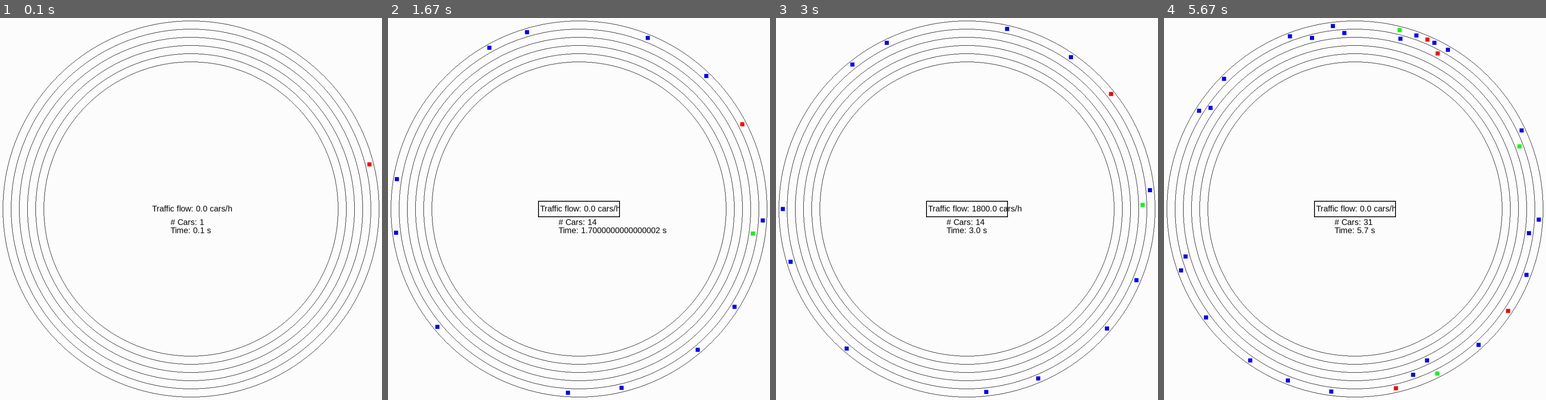
Above: before the commit, frames 1-4 (left to right).
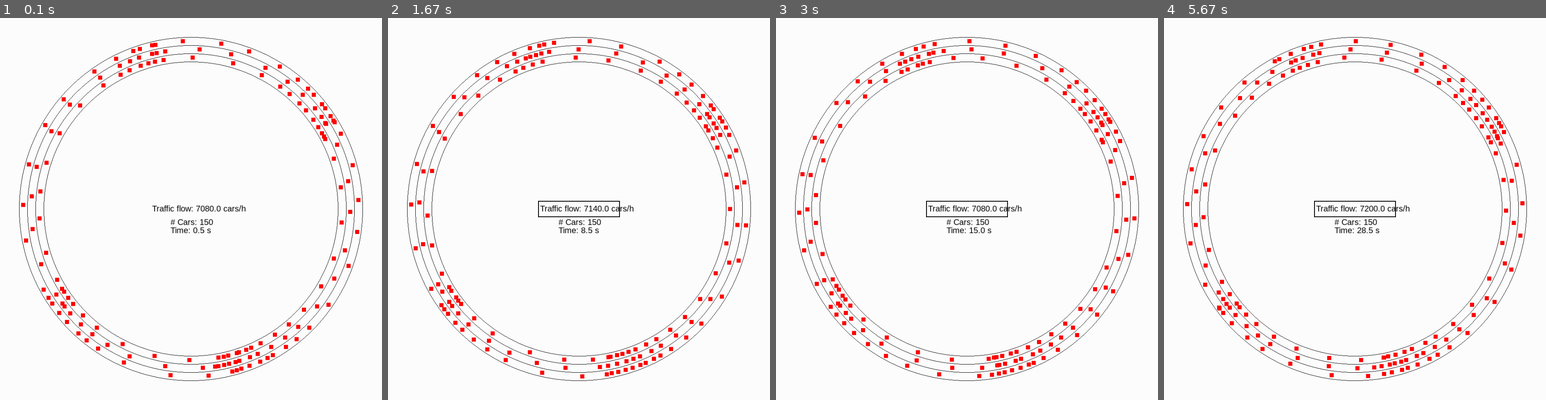
Above: after the commit, the same moments.

Repository: atonderski/TrafficMadness
Game: pygame game, started from traffic_madness/main.py
Two runs of this game, one before a commit and one after it. Both use one fixed random seed, a clock stepped at 60 frames per second and the inputs below.
Inputs:
- Up to frame 1 (0.1 s): no input
- Up to frame 2 (1.67 s): no input
- Up to frame 3 (3 s): no input
- Up to frame 4 (5.67 s): no input

The runs differ from the first frame. In frame 1, 3.4% of the frame differs, in the area x 0-100%, y 0-100%; in frame 2, 3.8%; in frame 3, 3.6%; in frame 4, 3.9%.

Commit message:
Added equilibration and observation
Devide simulation into 3 parts: Spawning, equilibration and observation. First version that works. Should maybe be written more nicely, but can be deleted quite easily

Diff:
--- a/traffic_madness/config.py
+++ b/traffic_madness/config.py
@@ -2,21 +2,23 @@
 of the simulation'''
 class Config():
     def __init__(self):
-        self.timestep = 0.1
+        self.timestep = 0.5
+        self.equilibration = 120 # Set equilibration time
+        self.observation = 180 # Set time for observation
         # track properties
-        self.aggressives = 0.1 # % of aggressive drivers
-        self.passives = 0.25 # passive drivers
-        self.lanes = 5
+        self.aggressives = 1.0 # % of aggressive drivers
+        self.passives = 0.0 # passive drivers
+        self.lanes = 3
         self.speed_limit = 20
         self.track_length = 1000
-        self.buckets = float(66)
+        self.buckets = 66.0
         self.max_num_cars = 150
-        self.buffer_length = 500
+        self.buffer_length = 10
         self.bucket_length = self.track_length / self.buckets
         # car properties
         self.acceleration = 4.3
         self.deceleration = 7.5
         self.aggressiveness = 1.2
-        self.passiveness = 0.5
-        self.safetymultiplier = 1.0
+        self.passiveness = 0.8
+        self.safetymultiplier = 1.8
         self.car_length = 5.0
--- a/traffic_madness/main.py
+++ b/traffic_madness/main.py
@@ -1,5 +1,6 @@
 import pygame
 import numpy as np
+import time
 
 from traffic_madness.config import Config
 from traffic_madness.drawer.pygame_drawer import PyGameDrawer
@@ -9,7 +10,7 @@
 
 def run_simulation():
     config = Config()
-    time = 0
+    time_counter = 0
     track = MultiLaneTrack(speed_limit=config.speed_limit,
                            track_length=config.track_length,
                            num_lanes=config.lanes,
@@ -18,15 +19,49 @@
     # number of rects and use selective blit instead of the whole screen.
     drawer = PyGameDrawer((1000, 1000), "Traffic Madness Simulation", track)
 
-    # Define an array for averaging the traffic flow (now 20 timesteps average)
-    flow_array = np.zeros(20)
-    while True:
+    # Define an array for averaging the traffic flow (now 1 min average)
+    # equilibration needs to be at least the average time
+    flow_array = np.zeros(int(60 / config.timestep))
+    run = True
+    start = time.time()
+    while run:
         track.update()
-        time += 1
+        time_counter += 1
         # Get flow and updated flow array
         flow, flow_array = traffic_flow(track.get_flow_cars(), flow_array)
-        # Give flow to the drawer to draw it
-        drawer.update(track.get_all_cars(), time, flow)
+        # # Give flow to the drawer to draw it
+        # drawer.update(track.get_all_cars(), time_counter, flow)
+
+        if len(track.get_all_cars()) == config.max_num_cars:
+            end = time.time()
+            print('Spawning done, time %f s' % (end - start))
+            equilibration = config.equilibration
+            observation = config.observation
+            time_counter = 0
+            for i in range(0, int(equilibration / config.timestep)):
+                track.update()
+                time_counter += 1
+                # Get flow and updated flow array
+                flow, flow_array = traffic_flow(track.get_flow_cars(), flow_array)
+                # # Give flow to the drawer to draw it
+                # drawer.update(track.get_all_cars(), time_counter, flow)
+            end = time.time()
+            print('Equilibration done, time %f s' % (end - start))
+            time_counter = 0
+            file = open('data/flow_aggressiveness%.2f_cars%d.dat' %
+                        (config.aggressives, config.max_num_cars), 'w')
+            for j in range(0, int(observation / config.timestep)):
+                track.update()
+                time_counter += 1
+                # Get flow and updated flow array
+                flow, flow_array = traffic_flow(track.get_flow_cars(), flow_array)
+                file.write('%f \t %f \n' % (time_counter * config.timestep, flow))
+                # Give flow to the drawer to draw it
+                drawer.update(track.get_all_cars(), time_counter, flow)
+            file.close()
+            end = time.time()
+            print('Observation done, time %f s' % (end - start))
+            run = False
 
 
 if __name__ == '__main__':
